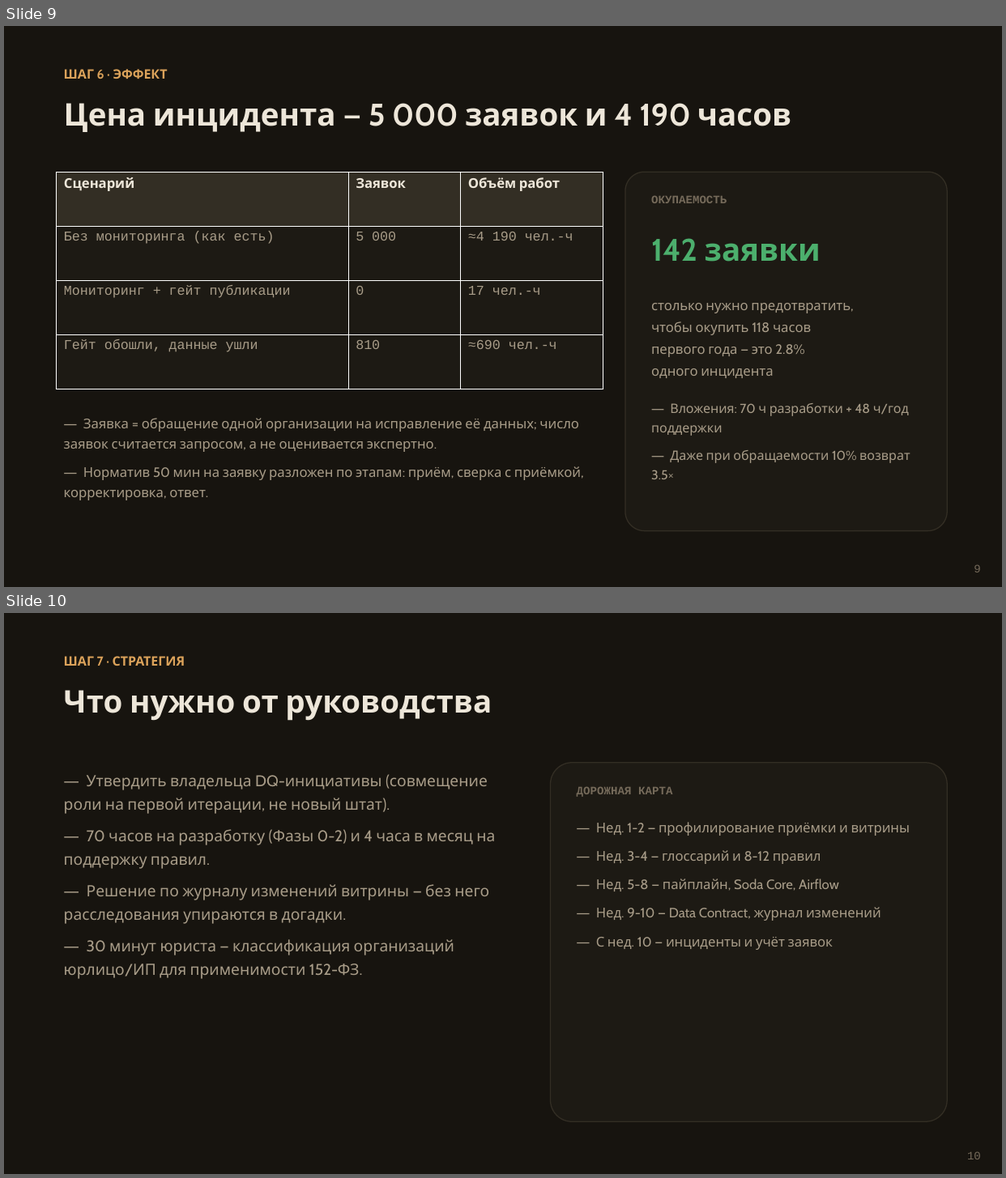
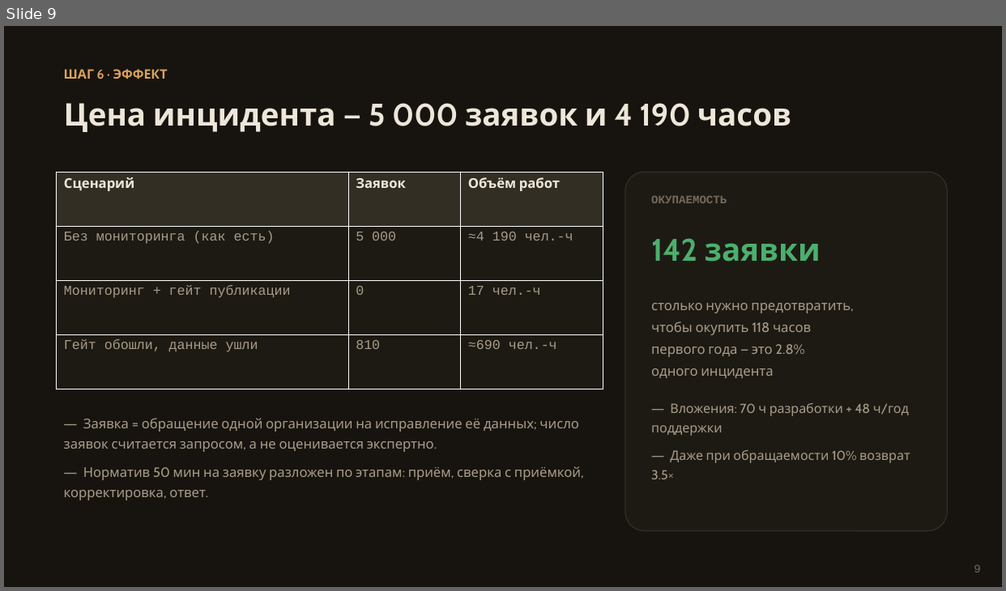
Before and after one commit to SerDizRu/dq-egais-audit, a slide deck: presentation/presentation.pptx. Shown one above the other, each under a label of ours: slides 9 and 10 before the commit, slide 9 after it. The pictures are 1006x1178 and 1006x591 pixels, drawn with LibreOffice and Linux fonts; fonts in the diff are those of the drawing. Boxes give left, top, right and bottom in pixels: in the first picture for what was removed or moved away, otherwise in the second. Text is boxed around its words. In the diff, an @@ line names an element or a change of style, - is before the commit and + after.

```diff
--- a/presentation/presentation.pptx
+++ b/presentation/presentation.pptx
@@ slide 10 removed at (4,613,1002,1174), background #17140F @@
@@ text removed at (64,656,185,666) @@
-ШАГ 7 · СТРАТЕГИЯ
@@ text removed at (64,690,492,721) @@
-Что нужно от руководства
@@ text removed at (64,775,495,979) @@
-― Утвердить владельца DQ-инициативы (совмещение роли на первой итерации, не новый штат).
-― 70 часов на разработку (Фазы 0-2) и 4 часа в месяц на поддержку правил.
-― Решение по журналу изменений витрины — без него расследования упираются в догадки.
-― 30 минут юриста — классификация организаций юрлицо/ИП для применимости 152-ФЗ.
@@ rounded rectangle removed at (551,763,948,1122) @@
@@ text removed at (577,787,672,797) @@
-ДОРОЖНАЯ КАРТА
@@ text removed at (596,822,910,921) @@
-― Нед. 1-2 — профилирование приёмки и витрины
-― Нед. 3-4 — глоссарий и 8-12 правил
-― Нед. 5-8 — пайплайн, Soda Core, Airflow
-― Нед. 9-10 — Data Contract, журнал изменений
-― С нед. 10 — инциденты и учёт заявок
@@ text removed at (967,1152,981,1160) @@
-10
```
Also in this commit, not shown: 3 slides changed, 2 slides added, 1 other slide removed, 5 other files.
